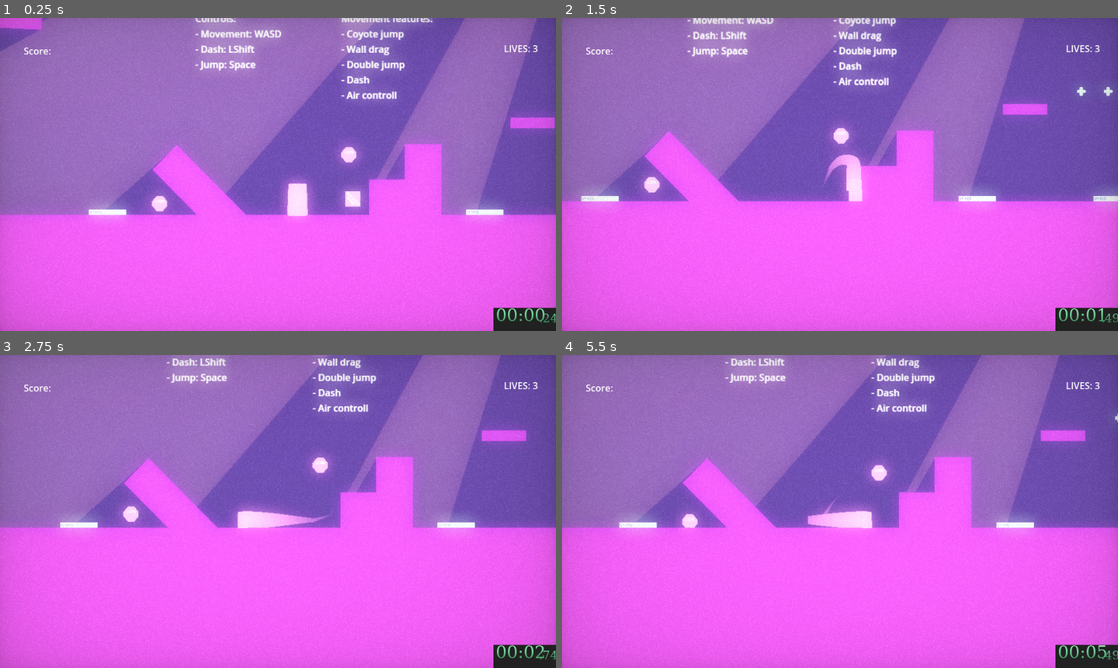
Above: before the commit, frames 1-4 (two rows, left to right).
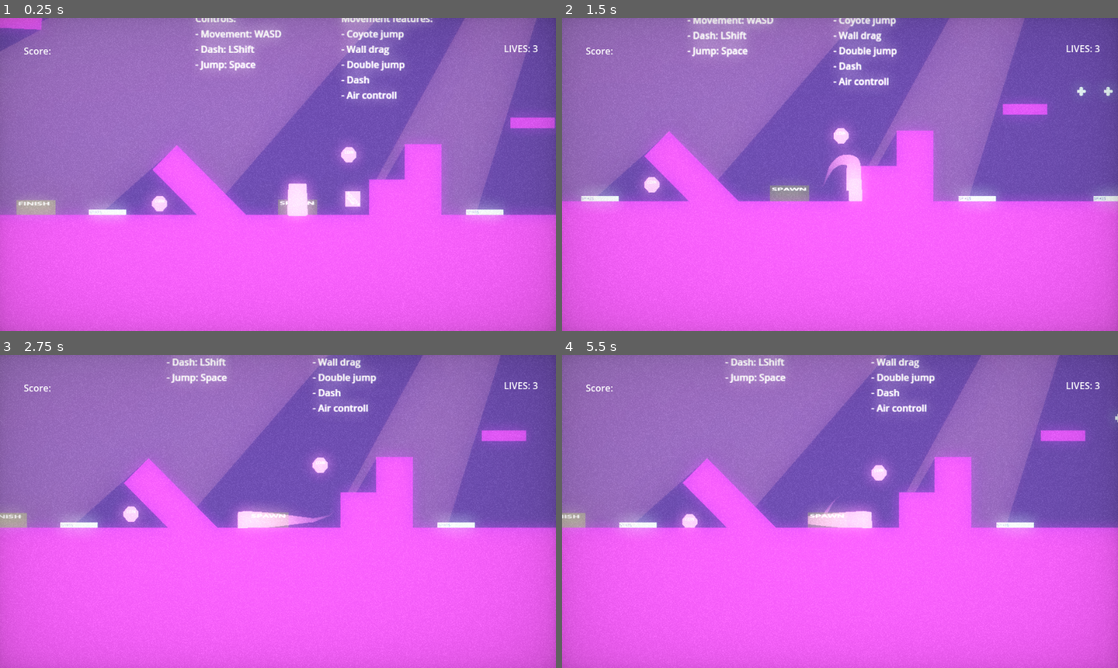
Above: after the commit, the same moments.

Repository: Nispeter/VaultHunter_CGS
Game: Godot game, scene res://scenes/TestScene_DEV.tscn
Two runs of this game, one before a commit and one after it. Both use one fixed random seed, a clock stepped at 60 frames per second and the inputs below. The engine's default icon, where the game draws it, is replaced by a stand-in: a white triangle on a blue panel in a dark square.
Inputs (mouse positions are in pixels of both pictures, inside the frame that each line leads up to):
- Up to frame 1 (0.25 s): no input
- Up to frame 2 (1.5 s): move the mouse to (962, 158) at 0.52 s; hold Right (ui_right) from 0.53 s (still down); tap Shift (dash) at 0.6 s; tap Space (jump) at 0.77 s; move the mouse to (728, 190) at 1.27 s; tap F (grapple) at 1.35 s
- Up to frame 3 (2.75 s): tap Space (jump) at 1.52 s; move the mouse to (333, 442) at 2.02 s; release Right (ui_right) at 2.03 s; hold Left (ui_left) from 2.03 s (still down); tap Shift (dash) at 2.1 s
- Up to frame 4 (5.5 s): move the mouse to (812, 574) at 2.77 s; release Left (ui_left) at 2.78 s; hold Right (ui_right) 2.78-4.28 s; tap F (grapple) at 2.85, 4.35 s; tap Space (jump) at 3.02, 3.77, 4.52 s; move the mouse to (1006, 558) at 3.52 s; tap Shift (dash) at 3.6, 5.1 s; move the mouse to (673, 464) at 4.27 s; hold Left (ui_left) 4.28-5.03 s; move the mouse to (867, 511) at 5.02 s; hold Right (ui_right) from 5.03 s (still down)

The runs differ from the first frame. In frame 1, 1.4% of the frame differs, in the area x 2-100%, y 58-100%; in frame 2, 1.2%; in frame 3, 1.2%; in frame 4, 1.3%.

Commit message:
minimal game loop

Diff:
--- a/prefabs/Player_prefab.tscn
+++ b/prefabs/Player_prefab.tscn
@@ -278,6 +278,7 @@
 
 [node name="LandingSfx" type="AudioStreamPlayer" parent="."]
 stream = ExtResource("12_3hrnd")
+pitch_scale = 1.67
 
 [node name="BoostSfx" type="AudioStreamPlayer" parent="."]
 stream = ExtResource("13_du5aj")
--- a/prefabs/Spikes_prefab.tscn
+++ b/prefabs/Spikes_prefab.tscn
@@ -13,6 +13,7 @@
 
 [node name="Spikes" type="Area2D"]
 script = ExtResource("1_qqa0c")
+damage_amount = 100
 
 [node name="Sprite2D" type="Sprite2D" parent="."]
 texture = SubResource("GradientTexture2D_lqtc1")
--- /dev/null
+++ b/scenes/GameManager.gd
@@ -0,0 +1,64 @@
+extends Node
+
+# Signals
+signal new_game_started
+signal level_restarted
+signal score_saved
+
+var high_score: int = 0
+var save_file_path: String = "user://save_data.txt"
+@onready var finish_menu: Screen = $"../UI2/FinishMenu"
+@onready var time_counter: Node = $"../UI2/InGameUI/SpeedRunModule"
+@onready var player: Node = $"../Player"
+
+func _ready():
+	new_game()
+
+func new_game():
+	if player:
+		player.current_score = 0
+		time_counter.elapsed_time = 0
+		emit_signal("new_game_started")
+		print("New game started!")
+	else:
+		print("Player not found!")
+
+func restart_level():
+	ScreenManager.back()
+	if get_tree().current_scene:
+		get_tree().reload_current_scene()
+		emit_signal("level_restarted")
+		print("Level restarted!")
+
+func save_score():
+	if player:
+		var save_data = {
+			"high_score": high_score,
+			"last_score": player.current_score,
+			"last_time": time_counter.elapsed_time
+		}
+		var file = FileAccess.open(save_file_path, FileAccess.WRITE)
+		if file:
+			file.store_string(JSON.new().stringify(save_data))
+			file.close()
+			emit_signal("score_saved")
+			print("Score saved successfully!")
+	else:
+		print("Player not found! Cannot save score.")
+
+func reset_scores():
+	high_score = 0
+	print("High score reset.")
+
+func finish_game():
+	if player:
+		ScreenManager.open_on_top(finish_menu)
+		save_score()
+		emit_signal("game_finished")
+		print("Game finished! Score:", player.current_score, "Time:", time_counter.elapsed_time)
+	else:
+		print("Player not found! Cannot finish game.")
+
+func on_finish_area(body):
+	if body.is_in_group("player"):
+		finish_game()
--- a/scenes/TestScene_DEV.tscn
+++ b/scenes/TestScene_DEV.tscn
@@ -1,19 +1,21 @@
-[gd_scene load_steps=28 format=3 uid="uid://6moaj0bk4bpi"]
+[gd_scene load_steps=31 format=3 uid="uid://6moaj0bk4bpi"]
 
 [ext_resource type="PackedScene" uid="uid://jfw74y8eg8hn" path="res://prefabs/Player_prefab.tscn" id="1_7hi53"]
 [ext_resource type="PackedScene" uid="uid://dh2av4d1xjup8" path="res://prefabs/Coin_prefab.tscn" id="1_b21j8"]
-[ext_resource type="PackedScene" uid="uid://hu5sda23sd8d" path="res://prefabs/FireBall_prefab.tscn" id="1_g31d2"]
+[ext_resource type="PackedScene" path="res://prefabs/FireBall_prefab.tscn" id="1_g31d2"]
 [ext_resource type="Script" path="res://scripts/main_scene.gd" id="1_kybki"]
-[ext_resource type="PackedScene" uid="uid://c4ufcefpbg3sy" path="res://prefabs/Booster_prefab.tscn" id="1_lmtrh"]
+[ext_resource type="PackedScene" path="res://prefabs/Booster_prefab.tscn" id="1_lmtrh"]
 [ext_resource type="PackedScene" uid="uid://cujsxvsn7qmw3" path="res://prefabs/DamagableBox_prefab.tscn" id="2_0lr4j"]
 [ext_resource type="PackedScene" uid="uid://b4gj8p53287vt" path="res://prefabs/Spikes_prefab.tscn" id="4_im7ar"]
 [ext_resource type="PackedScene" uid="uid://epq76chxbh1b" path="res://prefabs/HealthPack_prefab.tscn" id="4_mew0b"]
-[ext_resource type="PackedScene" uid="uid://bn5dt4ep1vuau" path="res://prefabs/platform_prefab.tscn" id="6_7ymcg"]
+[ext_resource type="PackedScene" path="res://prefabs/platform_prefab.tscn" id="6_7ymcg"]
 [ext_resource type="Script" path="res://scripts/ui/InGameUI.gd" id="7_0c1jf"]
 [ext_resource type="Script" path="res://scripts/ui/SpeedRunModule.gd" id="8_4lqte"]
 [ext_resource type="Shader" path="res://assets/shaders/cam_shader.gdshader" id="8_nfn6u"]
 [ext_resource type="PackedScene" uid="uid://7h6yabpfcref" path="res://prefabs/UI/PauseMenu_prefab.tscn" id="13_n3idn"]
 [ext_resource type="AudioStream" uid="uid://cd530hf3pux1q" path="res://assets/music/power-of-the-wind-lofi-153794.mp3" id="14_jakxt"]
+[ext_resource type="Script" path="res://scripts/ui/FinishMenu.gd" id="14_yxpeb"]
+[ext_resource type="Script" path="res://scenes/GameManager.gd" id="15_4ym23"]
 
 [sub_resource type="Gradient" id="Gradient_ef84x"]
 colors = PackedColorArray(0.235294, 0.180392, 0.34902, 1, 0.235294, 0.180392, 0.34902, 1)
@@ -22,10 +24,13 @@
 gradient = SubResource("Gradient_ef84x")
 
 [sub_resource type="Gradient" id="Gradient_32jkx"]
-colors = PackedColorArray(1, 0, 0, 0.235294, 1, 0, 0, 0.235294)
+colors = PackedColorArray(0.4, 0.607843, 0, 0.235294, 0.400153, 0.607846, 9.62615e-07, 0.235294)
 
 [sub_resource type="GradientTexture2D" id="GradientTexture2D_2k14p"]
 gradient = SubResource("Gradient_32jkx")
+
+[sub_resource type="RectangleShape2D" id="RectangleShape2D_xnbg1"]
+size = Vector2(62.7273, 59.0908)
 
 [sub_resource type="Gradient" id="Gradient_20ggf"]
 
@@ -292,7 +297,6 @@
 horizontal_alignment = 1
 
 [node name="SpawnPoint" type="Node2D" parent="Map"]
-visible = false
 position = Vector2(250, 545)
 scale = Vector2(1.05217, 0.44)
 
@@ -305,6 +309,26 @@
 offset_right = 28.0
 offset_bottom = -7.0
 text = "SPAWN"
+
+[node name="FinishPoint" type="Node2D" parent="Map"]
+position = Vector2(-198, 546)
+scale = Vector2(1.05217, 0.44)
+
+[node name="Sprite2D" type="Sprite2D" parent="Map/FinishPoint"]
+texture = SubResource("GradientTexture2D_2k14p")
+
+[node name="Label" type="Label" parent="Map/FinishPoint"]
+offset_left = -29.0
+offset_top = -30.0
+offset_right = 28.0
+offset_bottom = -7.0
+text = "FINISH"
+
+[node name="Area2D" type="Area2D" parent="Map/FinishPoint"]
+
+[node name="CollisionShape2D" type="CollisionShape2D" parent="Map/FinishPoint/Area2D"]
+scale = Vector2(1, 1)
+shape = SubResource("RectangleShape2D_xnbg1")
 
 [node name="Squares" type="Node2D" parent="Map"]
 
@@ -435,13 +459,43 @@
 offset_bottom = 64.0
 text = "Lives: "
 
+[node name="FinishMenu" type="Control" parent="UI2"]
+visible = false
+layout_mode = 3
+anchors_preset = 0
+offset_right = 962.0
+offset_bottom = 542.0
+script = ExtResource("14_yxpeb")
+
+[node name="Button2" type="Button" parent="UI2/FinishMenu"]
+layout_mode = 0
+offset_left = 416.0
+offset_top = 461.0
+offset_right = 582.0
+offset_bottom = 510.0
+text = "RETRY"
+
+[node name="Label" type="Label" parent="UI2/FinishMenu"]
+layout_mode = 0
+offset_left = 85.0
+offset_top = 142.0
+offset_right = 407.0
+offset_bottom = 366.0
+
+[node name="Label2" type="Label" parent="UI2/FinishMenu"]
+layout_mode = 0
+offset_left = 548.0
+offset_top = 138.0
+offset_right = 914.0
+offset_bottom = 395.0
+
 [node name="InGameUI" type="Control" parent="UI2"]
 layout_mode = 3
 anchors_preset = 0
-offset_left = -10.0
-offset_top = 238.0
-offset_right = 638.0
-offset_bottom = 497.0
+offset_left = -180.0
+offset_top = 323.0
+offset_right = 468.0
+offset_bottom = 582.0
 script = ExtResource("7_0c1jf")
 
 [node name="SpeedRunModule" type="Control" parent="UI2/InGameUI"]
@@ -507,6 +561,12 @@
 volume_db = -14.307
 parameters/looping = false
 
+[node name="GameManager" type="Node2D" parent="."]
+script = ExtResource("15_4ym23")
+
+[connection signal="body_entered" from="Map/FinishPoint/Area2D" to="GameManager" method="on_finish_area"]
+[connection signal="button_down" from="UI2/FinishMenu/Button2" to="GameManager" method="restart_level"]
+
 [editable path="Map/Interactables/DamageDealers/FireBall2"]
 [editable path="Map/Interactables/DamageDealers/FireBall3"]
 [editable path="Map/Interactables/DamageDealers/FireBall"]
--- /dev/null
+++ b/scripts/ui/FinishMenu.gd
@@ -0,0 +1,44 @@
+extends Screen
+
+@onready var high_score_label: Label = $Label
+@onready var best_time_label: Label = $Label2
+
+var save_file_path: String = "user://save_data.txt"
+
+# Variables for high scores
+var high_score: int = 0
+var best_time: float = 0.0
+
+func on_activate() -> void:
+	load_scores()
+
+	high_score_label.text = "High Score: %d" % high_score
+	best_time_label.text = "Best Time: %.2f seconds" % best_time
+
+	visible = true
+
+func load_scores() -> void:
+	var save_data = load_file()
+
+	if save_data:
+		var lines = save_data.split("\n")
+		if lines.size() >= 2:
+			high_score = int(lines[0])
+			best_time = float(lines[1])
+
+	print("Loaded High Score:", high_score)
+	print("Loaded Best Time:", best_time)
+
+func load_file() -> String:
+	if FileAccess.file_exists(save_file_path):
+		var file = FileAccess.open(save_file_path, FileAccess.READ)
+		if file:
+			var content = file.get_as_text()
+			file.close()
+			return content
+		else:
+			print("Failed to open file for reading.")
+	else:
+		print("Save file does not exist.")
+
+	return ""
